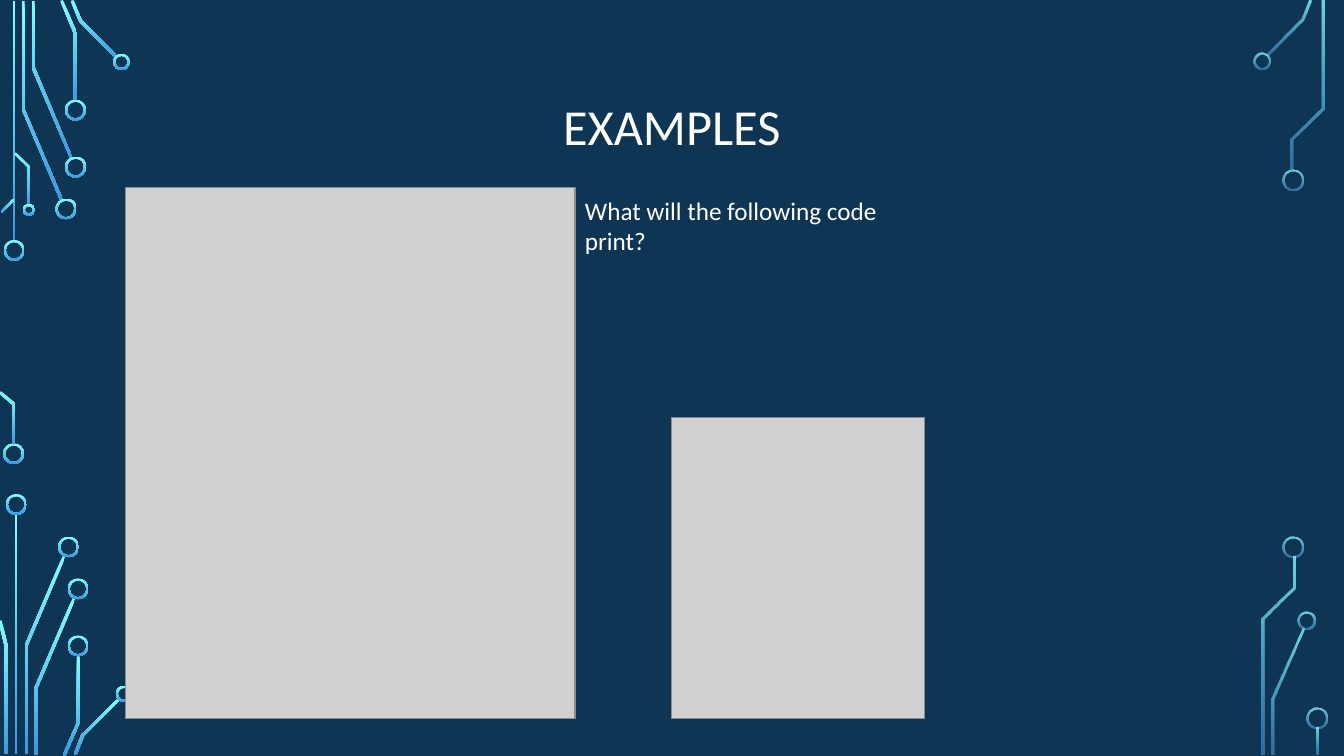
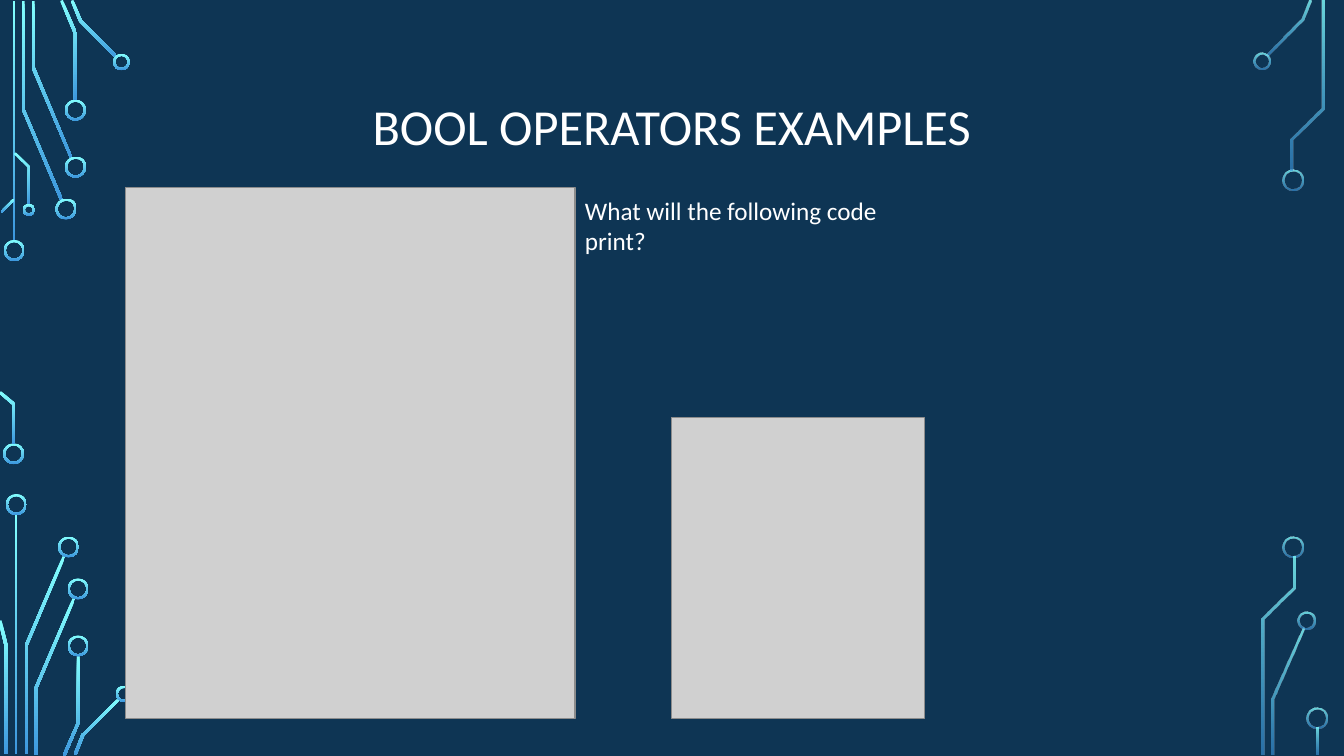
Before and after one commit to psypdt/ZIS_C-_Summer_Course_2019, a slide deck: slide 7 of Day_2/Day_2.pptx. Drawn at 1344x756 pixels with LibreOffice and Linux fonts; fonts in the diff are those of the drawing; grey boxes stand for pictures; background and template pictures are left out. Boxes give left, top, right and bottom in pixels: in the first picture for what was removed or moved away, otherwise in the second. Text is boxed around its words. In the diff, an @@ line names an element or a change of style, - is before the commit and + after.

```diff
--- a/Day_2/Day_2.pptx
+++ b/Day_2/Day_2.pptx
@@ title at bbox=[373, 112, 970, 146]: text changed @@
-EXAMPLES
+BOOL OPERATORS EXAMPLES
```
Also in this commit, not shown: 13 other slides changed, 1 slide added.
